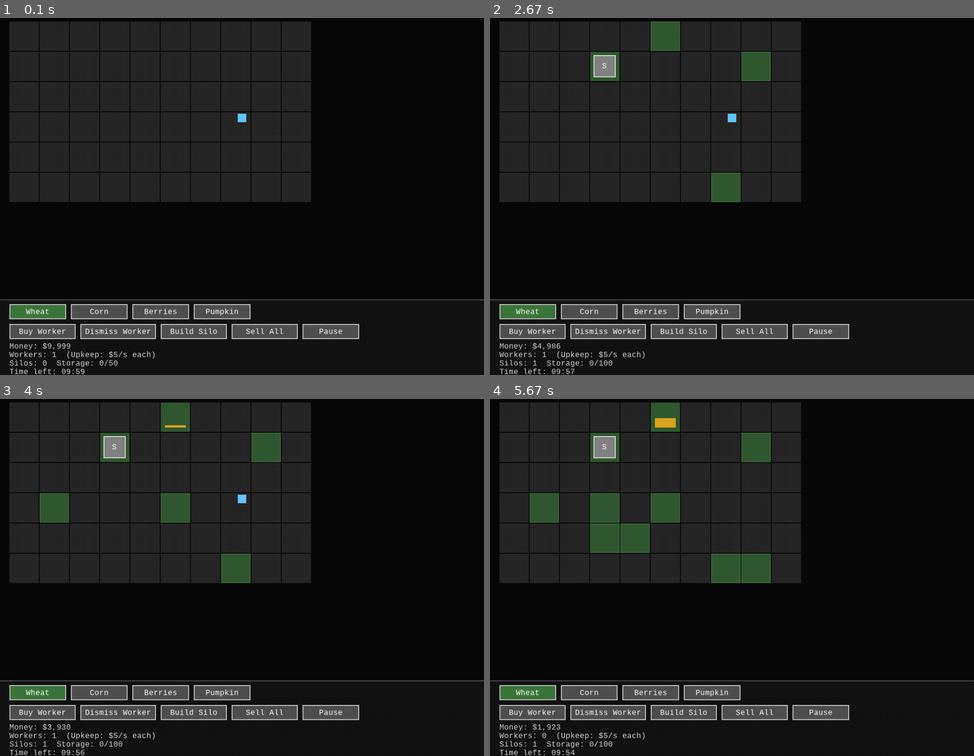
Above: before the commit, frames 1-4 (two rows, left to right).
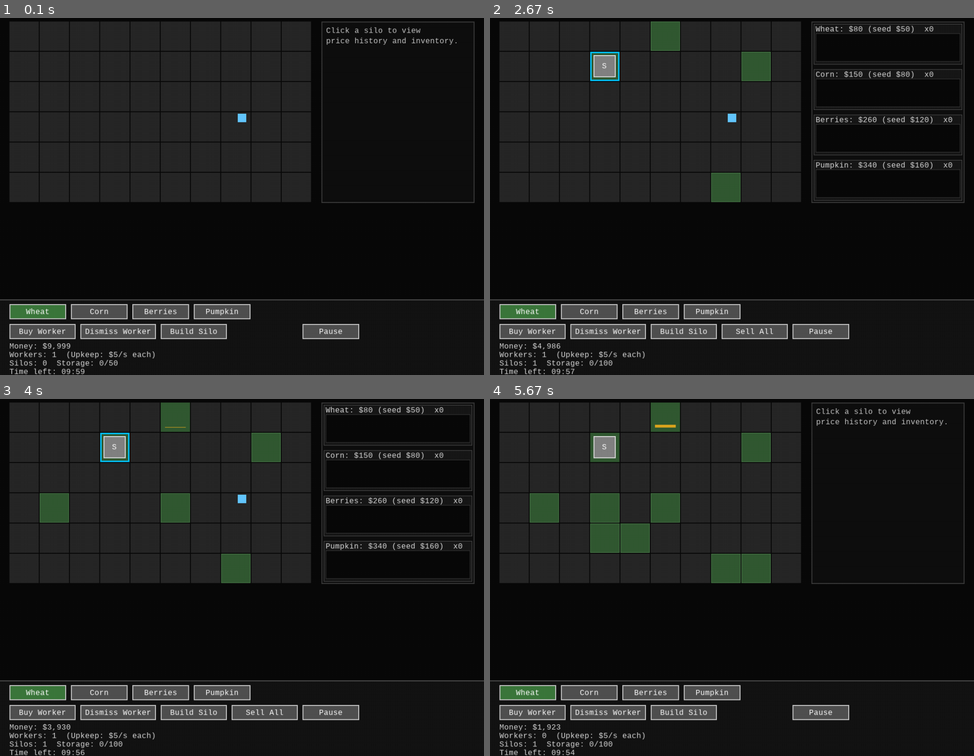
Above: after the commit, the same moments.

Repository: basperheim/farming-simulator-pygame
Game: pygame game, started from main.py
The game is run twice, just before and just after one commit, with the same random seed, the same clock (stepped at 60 frames per second) and the same inputs.
Inputs (mouse positions are in pixels of both pictures, inside the frame that each line leads up to):
- Up to frame 1 (0.1 s): no input
- Up to frame 2 (2.67 s): click (732, 192) at 0.38 s; click (736, 217) at 0.72 s; click "Build Silo" at 1.05 s; click (606, 57) at 1.38 s; click (741, 71) at 1.72 s; click (664, 35) at 2.05 s; click (606, 67) at 2.38 s
- Up to frame 3 (4 s): click (174, 498) at 2.72 s; click (58, 495) at 3.05 s; click (174, 416) at 3.38 s; click "S" at 3.72 s
- Up to frame 4 (5.67 s): click (591, 502) at 4.05 s; click (751, 559) at 4.38 s; click (591, 552) at 4.72 s; click (625, 545) at 5.05 s; click (581, 709) at 5.38 s

The runs differ from the first frame. In frame 1, 1.2% of the frame differs, in the area x 47-98%, y 1-91%; in frame 2, 2.4%; in frame 3, 2.4%, in the area x 20-98%, y 1-52%; in frame 4, 1.3%.

Commit message:
Fixes 'Build Silo' button not showing

Diff:
--- a/main.py
+++ b/main.py
@@ -1,6 +1,7 @@
 import pygame
 import sys
-from dataclasses import dataclass
+import random
+from dataclasses import dataclass, field
 from typing import List, Dict, Optional
 
 # --- Constants ---
@@ -29,14 +30,24 @@
 PLANT_BUTTON_WIDTH = 120
 BUTTON_HEIGHT = 32
 
+PRICE_UPDATE_INTERVAL = 20.0  # seconds
+PRICE_HISTORY_LENGTH = 10
+
 
 @dataclass
 class PlantType:
     name: str
     color: tuple
     grow_time: float  # seconds
-    seed_cost: float
-    sell_price: float
+    seed_cost: float  # baseline seed cost
+    sell_price: float  # baseline sell price
+
+
+@dataclass
+class PriceHistory:
+    base_price: float
+    current_multiplier: float = 1.0
+    history: List[float] = field(default_factory=list)
 
 
 class PlantInstance:
@@ -69,7 +80,7 @@
 
 
 class Worker:
-    def __init__(self, x: float, y: float, speed: float = 120.0):
+    def __init__(self, x: float, y: float, speed: float = 70.0):
         self.x = x
         self.y = y
         self.speed = speed
@@ -167,6 +178,7 @@
         self.inventory: Dict[str, int] = {}
 
         self.plant_types: List[PlantType] = self.create_plant_types()
+        self.price_histories: Dict[str, PriceHistory] = self.create_price_histories()
         self.selected_plant_type: PlantType = self.plant_types[0]
 
         self.tiles: List[Tile] = self.create_tiles()
@@ -178,17 +190,29 @@
         self.buttons: List[Button] = []
         self.silo_mode: bool = False
         self.silo_button: Optional[Button] = None
+        self.sell_button: Optional[Button] = None
+        self.selected_silo_tile: Optional[Tile] = None
+
+        self.price_update_timer: float = 0.0
 
         self.create_buttons()
 
     def create_plant_types(self) -> List[PlantType]:
-        # Different grow times, all <= 30s
+        # Slower grow times now
         return [
-            PlantType("Wheat", (218, 165, 32), 5.0, 50.0, 80.0),
-            PlantType("Corn", (255, 215, 0), 10.0, 80.0, 150.0),
-            PlantType("Berries", (178, 34, 34), 20.0, 120.0, 260.0),
-            PlantType("Pumpkin", (255, 140, 0), 30.0, 160.0, 340.0),
+            PlantType("Wheat", (218, 165, 32), 15.0, 50.0, 80.0),
+            PlantType("Corn", (255, 215, 0), 25.0, 80.0, 150.0),
+            PlantType("Berries", (178, 34, 34), 40.0, 120.0, 260.0),
+            PlantType("Pumpkin", (255, 140, 0), 60.0, 160.0, 340.0),
         ]
+
+    def create_price_histories(self) -> Dict[str, PriceHistory]:
+        histories: Dict[str, PriceHistory] = {}
+        for pt in self.plant_types:
+            ph = PriceHistory(base_price=pt.sell_price)
+            ph.history.append(pt.sell_price)
+            histories[pt.name] = ph
+        return histories
 
     def create_tiles(self) -> List[Tile]:
         tiles = []
@@ -211,7 +235,6 @@
 
         # Plant selection buttons
         for pt in self.plant_types:
-
             rect = pygame.Rect(x, panel_top, PLANT_BUTTON_WIDTH, BUTTON_HEIGHT)
 
             def make_callback(plant_type):
@@ -269,7 +292,9 @@
                 self.silo_mode = False
                 return
             self.silo_mode = btn.toggled
-            # when entering silo mode, don't change plant selection, just change click behavior
+            # deselect any silo when entering build mode
+            if self.silo_mode:
+                self.selected_silo_tile = None
 
         rect = pygame.Rect(x, panel_top, 140, BUTTON_HEIGHT)
         silo_button = Button(rect, "Build Silo", silo_mode_toggle, toggle=True)
@@ -277,13 +302,13 @@
         self.buttons.append(silo_button)
         x += 150
 
-        # Sell all
+        # Sell all – appears only when a silo is selected
         def sell_all(_btn):
             if not self.game_over:
                 self.sell_inventory()
 
         rect = pygame.Rect(x, panel_top, 140, BUTTON_HEIGHT)
-        self.buttons.append(Button(rect, "Sell All", sell_all))
+        self.sell_button = Button(rect, "Sell All", sell_all)
         x += 150
 
         # Pause
@@ -303,6 +328,14 @@
     @property
     def inventory_total(self) -> int:
         return sum(self.inventory.values())
+
+    def get_price_info(self, plant_type: PlantType):
+        ph = self.price_histories[plant_type.name]
+        sell_price = ph.base_price * ph.current_multiplier
+        # Seed price keeps same ratio as baseline
+        ratio = plant_type.seed_cost / plant_type.sell_price
+        seed_price = sell_price * ratio
+        return sell_price, seed_price
 
     def harvest_tile(self, tile: Tile):
         if not tile.plant:
@@ -319,7 +352,8 @@
         for ptype in self.plant_types:
             count = self.inventory.get(ptype.name, 0)
             if count > 0:
-                self.money += count * ptype.sell_price
+                sell_price, _ = self.get_price_info(ptype)
+                self.money += count * sell_price
                 self.inventory[ptype.name] = 0
 
     def run(self):
@@ -351,19 +385,25 @@
                 # Buttons
                 for btn in self.buttons:
                     btn.handle_event(event)
+                if self.selected_silo_tile is not None and self.sell_button is not None:
+                    self.sell_button.handle_event(event)
+
                 # Tiles (only when clicking in grid area)
                 pos = event.pos
                 if pos[1] < WINDOW_HEIGHT - UI_PANEL_HEIGHT:
                     self.handle_tile_click(pos)
 
     def handle_tile_click(self, pos):
+        clicked_any = False
         for tile in self.tiles:
             if tile.rect.collidepoint(pos):
+                clicked_any = True
                 # Step 1: buy land if unpurchased
                 if not tile.purchased:
                     if self.money >= LAND_COST and not self.game_over:
                         self.money -= LAND_COST
                         tile.purchased = True
+                    self.selected_silo_tile = None
                     return
 
                 # Step 2: if silo mode, try to build silo on this purchased tile
@@ -377,19 +417,43 @@
                         self.money -= SILO_COST
                         tile.has_silo = True
                         self.num_silos += 1
+                        self.selected_silo_tile = tile
                     # exit silo mode after one placement attempt (successful or not)
                     self.silo_mode = False
                     if self.silo_button is not None:
                         self.silo_button.toggled = False
                     return
 
-                # Step 3: normal planting behavior
+                # Step 3: clicking on an existing silo selects it
+                if tile.has_silo:
+                    self.selected_silo_tile = tile
+                    return
+
+                # Step 4: normal planting behavior
+                self.selected_silo_tile = None
                 if tile.can_plant() and not self.game_over:
                     pt = self.selected_plant_type
-                    if self.money >= pt.seed_cost:
-                        self.money -= pt.seed_cost
+                    sell_price, seed_price = self.get_price_info(pt)
+                    if self.money >= seed_price:
+                        self.money -= seed_price
                         tile.plant = PlantInstance(pt, self.game_time)
                 return
+
+        if not clicked_any:
+            # click outside any tile clears silo selection
+            self.selected_silo_tile = None
+
+    def update_prices(self):
+        for pt in self.plant_types:
+            ph = self.price_histories[pt.name]
+            # small random walk with mean reversion
+            delta = random.uniform(-0.08, 0.08)  # +/-8%
+            ph.current_multiplier += delta + (1.0 - ph.current_multiplier) * 0.1
+            ph.current_multiplier = max(0.5, min(1.5, ph.current_multiplier))
+            price = ph.base_price * ph.current_multiplier
+            ph.history.append(price)
+            if len(ph.history) > PRICE_HISTORY_LENGTH:
+                ph.history.pop(0)
 
     def update(self, dt: float):
         if self.game_over:
@@ -406,6 +470,12 @@
         # Update workers (they auto-harvest ready crops)
         for w in self.workers:
             w.update(self, dt)
+
+        # Update price timer
+        self.price_update_timer += dt
+        if self.price_update_timer >= PRICE_UPDATE_INTERVAL:
+            self.price_update_timer -= PRICE_UPDATE_INTERVAL
+            self.update_prices()
 
     def draw_grid(self):
         for tile in self.tiles:
@@ -428,6 +498,10 @@
                 s_surf = self.font.render("S", True, (255, 255, 255))
                 s_rect = s_surf.get_rect(center=silo_rect.center)
                 self.screen.blit(s_surf, s_rect)
+
+                # highlight selected silo
+                if tile is self.selected_silo_tile:
+                    pygame.draw.rect(self.screen, (0, 200, 255), tile.rect, 3)
                 continue  # don't draw crops on silo tiles
 
             # plant rendering
@@ -472,9 +546,13 @@
             2,
         )
 
-        # Buttons
+        # Buttons (always-visible)
         for btn in self.buttons:
             btn.draw(self.screen, self.font)
+
+        # Conditional Sell All button
+        if self.selected_silo_tile is not None and self.sell_button is not None:
+            self.sell_button.draw(self.screen, self.font)
 
         # Info text
         info_y = panel_rect.top + UI_PANEL_HEIGHT - 70
@@ -488,16 +566,115 @@
         time_left = max(0, int(GAME_DURATION - self.game_time))
         time_text = f"Time left: {time_left // 60:02d}:{time_left % 60:02d}"
 
-        inv_parts = []
-        for pt in self.plant_types:
-            count = self.inventory.get(pt.name, 0)
-            inv_parts.append(f"{pt.name}:{count}")
-        inv_text = "Inventory: " + "  ".join(inv_parts)
-
-        texts = [money_text, workers_text, silo_text, time_text, inv_text]
+        if self.selected_silo_tile is not None:
+            inv_header = "Inventory (global):"
+            inv_lines = []
+            for pt in self.plant_types:
+                count = self.inventory.get(pt.name, 0)
+                sell_price, seed_price = self.get_price_info(pt)
+                inv_lines.append(
+                    f"{pt.name}: {count}  Sell ${int(sell_price)}  Seed ${int(seed_price)}"
+                )
+            inv_texts = [inv_header] + inv_lines
+        else:
+            inv_texts = ["Click a silo to inspect inventory & prices."]
+
+        texts = [money_text, workers_text, silo_text, time_text] + inv_texts
         for i, t in enumerate(texts):
             surf = self.font.render(t, True, (220, 220, 220))
             self.screen.blit(surf, (20, info_y + i * 18))
+
+    def draw_price_panel(self):
+        # Panel on the right side of the grid
+        grid_right = GRID_MARGIN_X + GRID_COLS * TILE_SIZE
+        panel_left = grid_right + 20
+        panel_top = GRID_MARGIN_Y
+        panel_width = WINDOW_WIDTH - panel_left - 20
+        panel_height = GRID_ROWS * TILE_SIZE
+
+        rect = pygame.Rect(panel_left, panel_top, panel_width, panel_height)
+        pygame.draw.rect(self.screen, (15, 15, 15), rect)
+        pygame.draw.rect(self.screen, (60, 60, 60), rect, 2)
+
+        if self.selected_silo_tile is None:
+            msg = "Click a silo to view\nprice history and inventory."
+            for i, line in enumerate(msg.splitlines()):
+                surf = self.font.render(line, True, (200, 200, 200))
+                self.screen.blit(
+                    surf,
+                    (panel_left + 10, panel_top + 10 + i * 22),
+                )
+            return
+
+        # Draw mini graphs for each crop
+        n = len(self.plant_types)
+        if n == 0:
+            return
+
+        section_height = panel_height // n
+        for idx, pt in enumerate(self.plant_types):
+            ph = self.price_histories[pt.name]
+            section_top = panel_top + idx * section_height
+            section_rect = pygame.Rect(
+                panel_left + 5, section_top + 5, panel_width - 10, section_height - 10
+            )
+            pygame.draw.rect(self.screen, (25, 25, 25), section_rect)
+            pygame.draw.rect(self.screen, (80, 80, 80), section_rect, 1)
+
+            # Title and current price / count
+            sell_price, seed_price = self.get_price_info(pt)
+            count = self.inventory.get(pt.name, 0)
+            title = f"{pt.name}: ${int(sell_price)} (seed ${int(seed_price)})  x{count}"
+            title_surf = self.font.render(title, True, (220, 220, 220))
+            self.screen.blit(title_surf, (section_rect.left + 4, section_rect.top + 2))
+
+            # Graph area
+            graph_margin_top = 20
+            graph_rect = pygame.Rect(
+                section_rect.left + 4,
+                section_rect.top + graph_margin_top,
+                section_rect.width - 8,
+                section_rect.height - graph_margin_top - 6,
+            )
+            pygame.draw.rect(self.screen, (10, 10, 10), graph_rect)
+            pygame.draw.rect(self.screen, (60, 60, 60), graph_rect, 1)
+
+            points = ph.history
+            if len(points) < 2:
+                continue
+
+            min_price = min(points)
+            max_price = max(points)
+            if max_price == min_price:
+                max_price += 1.0  # avoid div by zero
+
+            # baseline line (base price)
+            base_y = graph_rect.bottom - (
+                (ph.base_price - min_price) / (max_price - min_price)
+            ) * graph_rect.height
+            pygame.draw.line(
+                self.screen,
+                (80, 80, 80),
+                (graph_rect.left, int(base_y)),
+                (graph_rect.right, int(base_y)),
+                1,
+            )
+
+            # Price lines
+            step_x = graph_rect.width / (len(points) - 1)
+            prev_x = graph_rect.left
+            prev_y = graph_rect.bottom - (
+                (points[0] - min_price) / (max_price - min_price)
+            ) * graph_rect.height
+
+            for i in range(1, len(points)):
+                x = graph_rect.left + step_x * i
+                y = graph_rect.bottom - (
+                    (points[i] - min_price) / (max_price - min_price)
+                ) * graph_rect.height
+                color = (0, 200, 0) if points[i] >= points[i - 1] else (200, 0, 0)
+                pygame.draw.line(self.screen, color, (prev_x, prev_y), (x, y), 2)
+                prev_x, prev_y = x, y
 
     def draw_game_over(self):
         overlay = pygame.Surface((WINDOW_WIDTH, WINDOW_HEIGHT), pygame.SRCALPHA)
@@ -518,6 +695,7 @@
         self.screen.fill((10, 10, 10))
         self.draw_grid()
         self.draw_workers()
+        self.draw_price_panel()
         self.draw_ui_panel()
         if self.game_over:
             self.draw_game_over()
